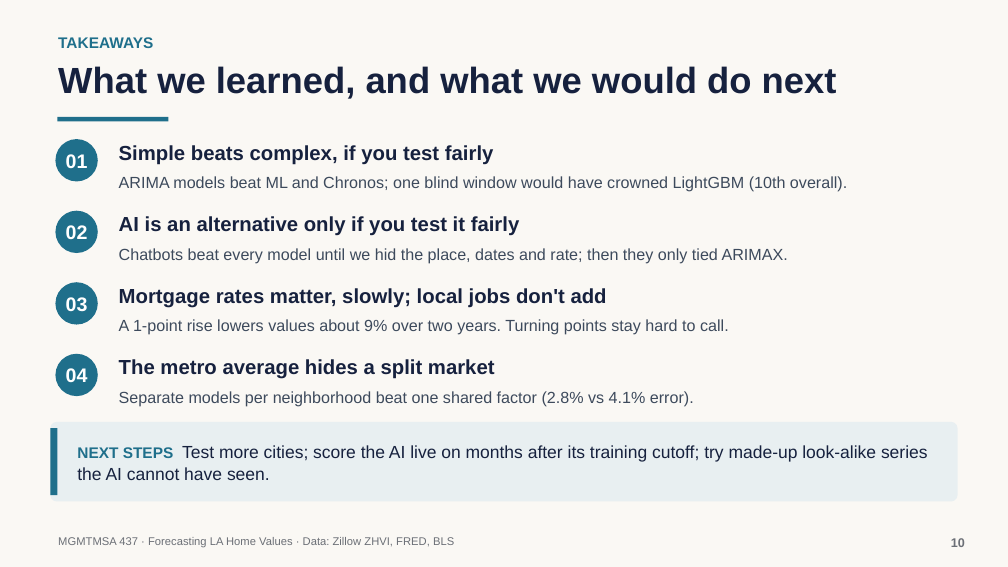
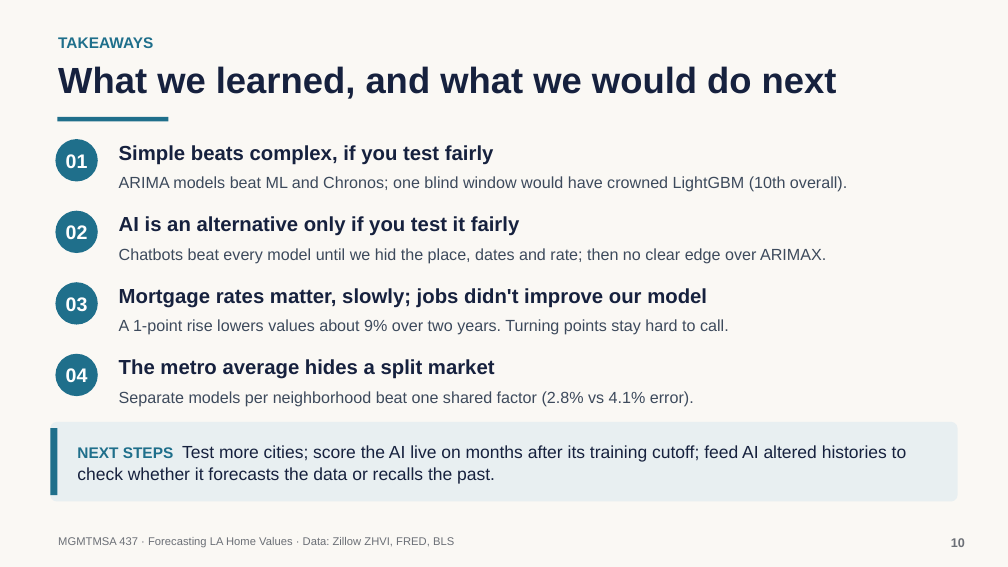
Before and after one commit to neiltd/la-housing-forecast, a slide deck: slide 10 of slides/LA_home_values_slides.pptx. Drawn at 1008x567 pixels with LibreOffice and Linux fonts; fonts in the diff are those of the drawing. Boxes give left, top, right and bottom in pixels: in the first picture for what was removed or moved away, otherwise in the second. Text is boxed around its words. In the diff, an @@ line names an element or a change of style, - is before the commit and + after.

```diff
--- a/slides/LA_home_values_slides.pptx
+++ b/slides/LA_home_values_slides.pptx
@@ text at (119, 248, 826, 264): text changed @@
-Chatbots beat every model until we hid the place, dates and rate; then they only tied ARIMAX.
+Chatbots beat every model until we hid the place, dates and rate; then no clear edge over ARIMAX.
@@ text at (119, 288, 707, 308): text changed @@
-Mortgage rates matter, slowly; local jobs don't add
+Mortgage rates matter, slowly; jobs didn't improve our model
@@ text at (77, 445, 907, 484): text changed @@
-NEXT STEPS Test more cities; score the AI live on months after its training cutoff; try made-up look-alike series the AI cannot have seen.
+NEXT STEPS Test more cities; score the AI live on months after its training cutoff; feed AI altered histories to check whether it forecasts the data or recalls the past.
```
Also in this commit, not shown: 9 other slides changed, 3 other files.
